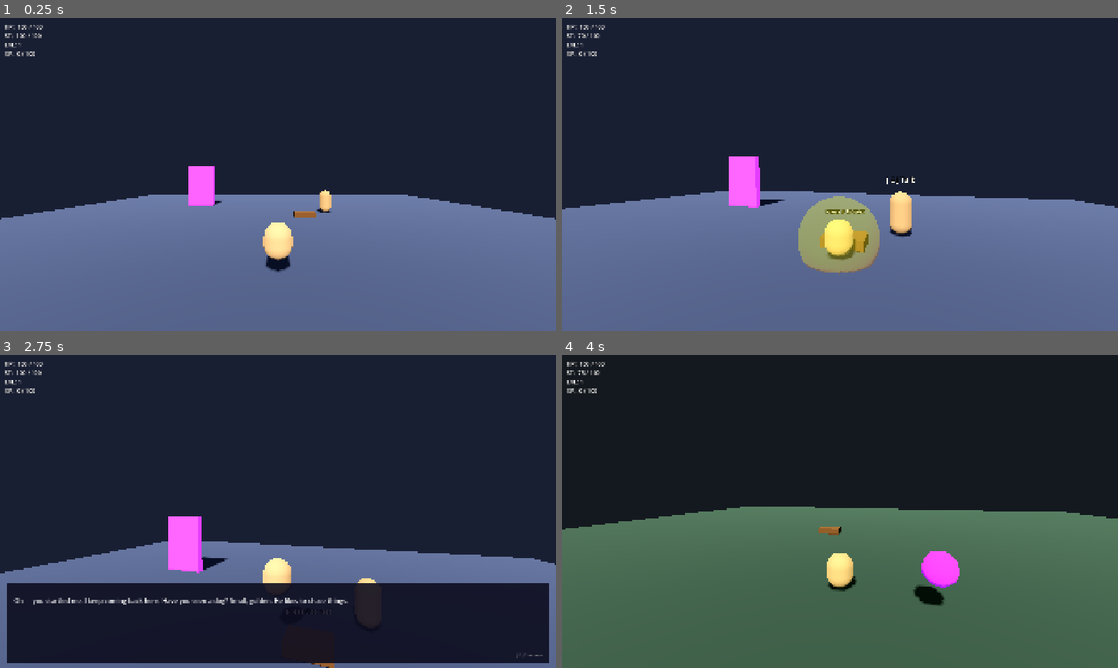
Above: before the commit, frames 1-4 (two rows, left to right).
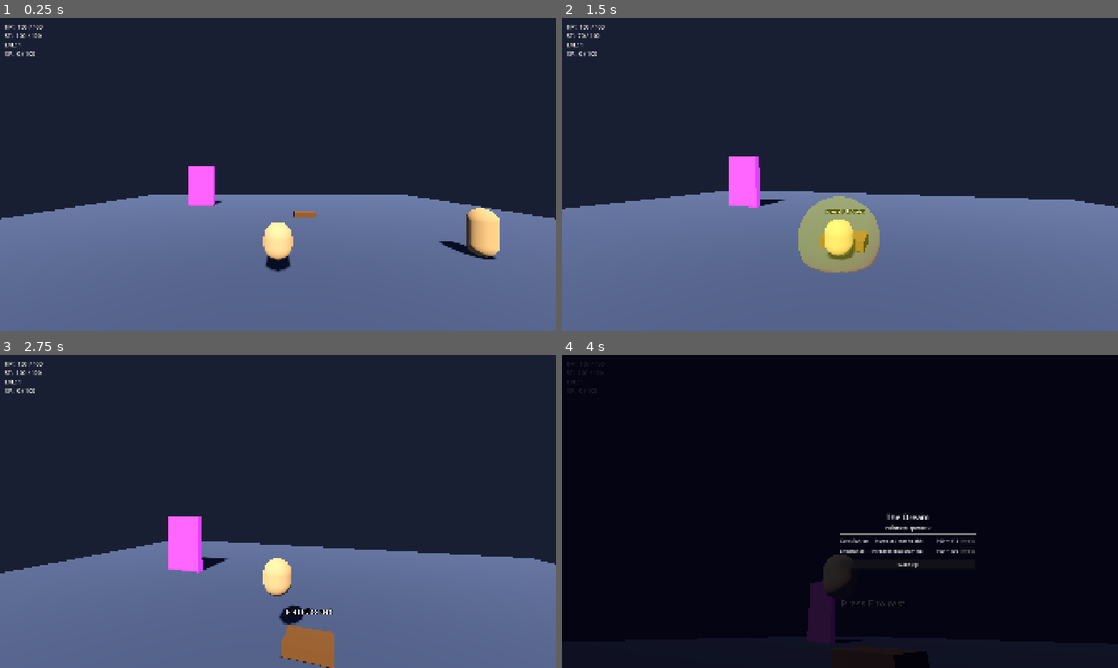
Above: after the commit, the same moments.

Repository: eldritch-dream/floaty_dog_knight
Game: Godot game, scene res://scenes/world/hub.tscn
Same seed, same stepped clock (60 frames per second), same inputs: the game is played once before the commit and once after it.
Inputs (mouse positions are in pixels of both pictures, inside the frame that each line leads up to):
- Up to frame 1 (0.25 s): no input
- Up to frame 2 (1.5 s): tap Enter at 0.5 s; move the mouse to (867, 174) at 0.52 s; hold E (ui_interact) 0.53-1.28 s; hold W (move_forward) from 0.53 s (still down); click (867, 174) at 0.67 s; tap Space (jump) at 0.77 s; move the mouse to (812, 174) at 1.27 s; click (812, 174) at 1.35 s
- Up to frame 3 (2.75 s): tap Space (jump) at 1.52 s; tap E (ui_interact) at 1.55 s; release W (move_forward) at 2 s; click "Wake Up" at 2 s
- Up to frame 4 (4 s): move the mouse to (851, 505) at 2.77 s; hold E (ui_interact) 2.78-3.53 s; hold W (move_forward) from 2.78 s (still down); tap Ctrl (dash) at 2.85 s; move the mouse to (834, 517) at 3.52 s; tap Shift (dodge) at 3.6 s; click (834, 517) at 3.67 s; tap Space (jump) at 3.77 s; tap E (ui_interact) at 3.8 s

The runs differ from the first frame. In frame 1, 1.1% of the frame differs, in the area x 56-90%, y 54-78%; in frame 2, 0.6%; in frame 3, 25%; in frame 4, 50%, in the area x 0-100%, y 2-100%.

Commit message:
Fix NPC/bed input overlap, add persistence tests, move owner NPC
9.3 fix: DogBed now calls set_input_as_handled() when it consumes ui_interact,
preventing NpcBase from co-firing on the same event regardless of scene tree order.
OwnerNpc moved from (3,0,-3) to (6,0,4) — ~7 units from the bed, interact zones
no longer overlap, eliminating the overlap problem at the physics level too.

DialogueManager._load_from_save() extracted from _ready() for test isolation,
enabling proper session-reload simulation in unit tests.

6 new tests (252 total, all passing):
- test_dialogue_manager: fired_event/npc_state/one_shot_seen all survive
  reset + _load_from_save() cycle
- test_save_manager: dialogue fields preserved across save_game() calls,
  default to empty on new save, backward-compat load without dialogue fields

TODO: NPC visual quest state indicator, wanderer state reachability design note

Co-Authored-By: Claude Sonnet 4.6 <noreply@anthropic.com>

Diff:
--- a/scenes/world/hub.tscn
+++ b/scenes/world/hub.tscn
@@ -53,7 +53,7 @@
 transform = Transform3D(1, 0, 0, 0, 1, 0, 0, 0, 1, 0, 1, 0)
 
 [node name="OwnerNpc" parent="." instance=ExtResource("5")]
-transform = Transform3D(1, 0, 0, 0, 1, 0, 0, 0, 1, 3, 0, -3)
+transform = Transform3D(1, 0, 0, 0, 1, 0, 0, 0, 1, 6, 0, 4)
 npc_id = "owner"
 
 [node name="PortalToZone01" type="Area3D" parent="."]
--- a/scripts/systems/dialogue_manager.gd
+++ b/scripts/systems/dialogue_manager.gd
@@ -24,6 +24,12 @@
 
 
 func _ready() -> void:
+	_load_from_save()
+
+
+## Restore in-memory state from the current save file.
+## Also callable from tests after _reset_for_test() to simulate a session reload.
+func _load_from_save() -> void:
 	var data: SaveData = SaveManager.load_game()
 	if data:
 		_npc_states = data.npc_states.duplicate()
--- a/scripts/world/dog_bed.gd
+++ b/scripts/world/dog_bed.gd
@@ -49,6 +49,7 @@
 	if DialogueBox.is_open():
 		return
 	if event.is_action_pressed(config.dream_enter_key if config else "ui_interact"):
+		get_viewport().set_input_as_handled()
 		DreamManager.enter_dream(self)
 
 
--- a/tests/unit/test_dialogue_manager.gd
+++ b/tests/unit/test_dialogue_manager.gd
@@ -5,6 +5,7 @@
 ## The test NPC lives at assets/dialogue/test_npc.json.
 
 const TEST_NPC: String = "test_npc"
+const TEMP_SAVE: String = "user://test_dm_tmp.json"
 
 var _stats: PlayerStats
 
@@ -14,11 +15,15 @@
 	_stats = PlayerStats.new()
 	_stats.level = 1
 	SaveManager._stats = _stats
+	SaveManager.save_path = TEMP_SAVE
 
 
 func after_each() -> void:
 	DialogueManager._reset_for_test()
 	SaveManager._stats = null
+	SaveManager.save_path = "user://save.json"
+	if FileAccess.file_exists(TEMP_SAVE):
+		DirAccess.remove_absolute(TEMP_SAVE)
 
 
 # ── has_fired / fire_event ─────────────────────────────────────────────────
@@ -109,3 +114,38 @@
 	_stats.level = 5  # meets player_level_gte: 5
 	var lines: Array[String] = DialogueManager.get_current_lines(TEST_NPC)
 	assert_true(lines.has("Veteran line."), "conditional state must show at threshold")
+
+
+# ── save persistence round-trip ───────────────────────────────────────────
+
+func test_fired_event_survives_session_reload() -> void:
+	SaveManager._unlocks = AbilityUnlocks.new()
+	SaveManager.save_game("")  # create a base save
+	DialogueManager.fire_event("test_event")  # _save() writes to temp file
+	DialogueManager._reset_for_test()
+	DialogueManager._load_from_save()
+	assert_true(DialogueManager.has_fired("test_event"),
+		"fired event must still be recorded after reset + reload")
+
+
+func test_npc_state_survives_session_reload() -> void:
+	SaveManager._unlocks = AbilityUnlocks.new()
+	SaveManager.save_game("")
+	DialogueManager.get_current_lines(TEST_NPC)  # prime cache
+	DialogueManager.fire_event("test_event")     # transitions to "after"
+	assert_eq(DialogueManager.get_npc_state(TEST_NPC), "after")
+	DialogueManager._reset_for_test()
+	DialogueManager._load_from_save()
+	assert_eq(DialogueManager.get_npc_state(TEST_NPC), "after",
+		"npc state must be restored to 'after' after reset + reload")
+
+
+func test_one_shot_seen_survives_session_reload() -> void:
+	SaveManager._unlocks = AbilityUnlocks.new()
+	SaveManager.save_game("")
+	DialogueManager.get_current_lines(TEST_NPC)  # marks one-shot as seen, calls _save()
+	DialogueManager._reset_for_test()
+	DialogueManager._load_from_save()
+	var lines: Array[String] = DialogueManager.get_current_lines(TEST_NPC)
+	assert_false(lines.has("Welcome!"),
+		"one-shot must remain consumed after reset + reload")
--- a/tests/unit/test_save_manager.gd
+++ b/tests/unit/test_save_manager.gd
@@ -291,6 +291,54 @@
 	assert_eq(data.last_bed_id, "")
 	assert_eq(data.last_bed_scene, "")
 	assert_eq(data.unspent_stat_points, 0)
+
+
+func test_save_game_preserves_dialogue_fields_across_subsequent_saves() -> void:
+	# Simulate the DialogueManager flow: _save() writes dialogue fields via _write(),
+	# then save_game() runs. save_game() must NOT wipe those fields.
+	_save_manager._stats = _stats
+	_save_manager._unlocks = _unlocks
+	# Step 1 — write dialogue fields directly (as DialogueManager._save() does).
+	var dm_data: SaveData = SaveData.new()
+	dm_data.fired_events = ["hub_entered_first", "rested_at_bed"]
+	dm_data.npc_states = {"owner": "dreamer"}
+	dm_data.one_shot_lines_seen = ["owner_dreamer_2"]
+	_save_manager._write(JSON.stringify(dm_data.to_dict()))
+	# Step 2 — a subsequent save_game() call must preserve those fields.
+	_save_manager.save_game("res://scenes/world/hub.tscn")
+	var result: SaveData = _save_manager.load_game()
+	assert_not_null(result)
+	assert_true(result.fired_events.has("rested_at_bed"))
+	assert_eq(result.npc_states.get("owner", ""), "dreamer")
+	assert_true(result.one_shot_lines_seen.has("owner_dreamer_2"))
+
+
+func test_dialogue_fields_default_to_empty_on_new_save() -> void:
+	_save_manager._stats = _stats
+	_save_manager._unlocks = _unlocks
+	_save_manager.save_game("res://scenes/world/hub.tscn")
+	var result: SaveData = _save_manager.load_game()
+	assert_eq(result.fired_events, [])
+	assert_eq(result.npc_states, {})
+	assert_eq(result.one_shot_lines_seen, [])
+
+
+func test_backward_compat_load_without_dialogue_fields() -> void:
+	# Simulate a save written before dialogue fields existed.
+	var old_dict: Dictionary = {
+		"player_level": 2,
+		"player_xp": 50,
+		"player_max_health": 110.0,
+		"player_max_stamina": 105.0,
+		"stamina_regen_rate": 20.0,
+		"ability_unlocks": {},
+		"last_scene": "res://scenes/world/hub.tscn",
+	}
+	var data: SaveData = SaveData.new()
+	data.from_dict(old_dict)
+	assert_eq(data.fired_events, [])
+	assert_eq(data.npc_states, {})
+	assert_eq(data.one_shot_lines_seen, [])
 
 
 func test_bad_bed_scene_path_is_cleared_on_load() -> void:
Not shown, changed: TODO
